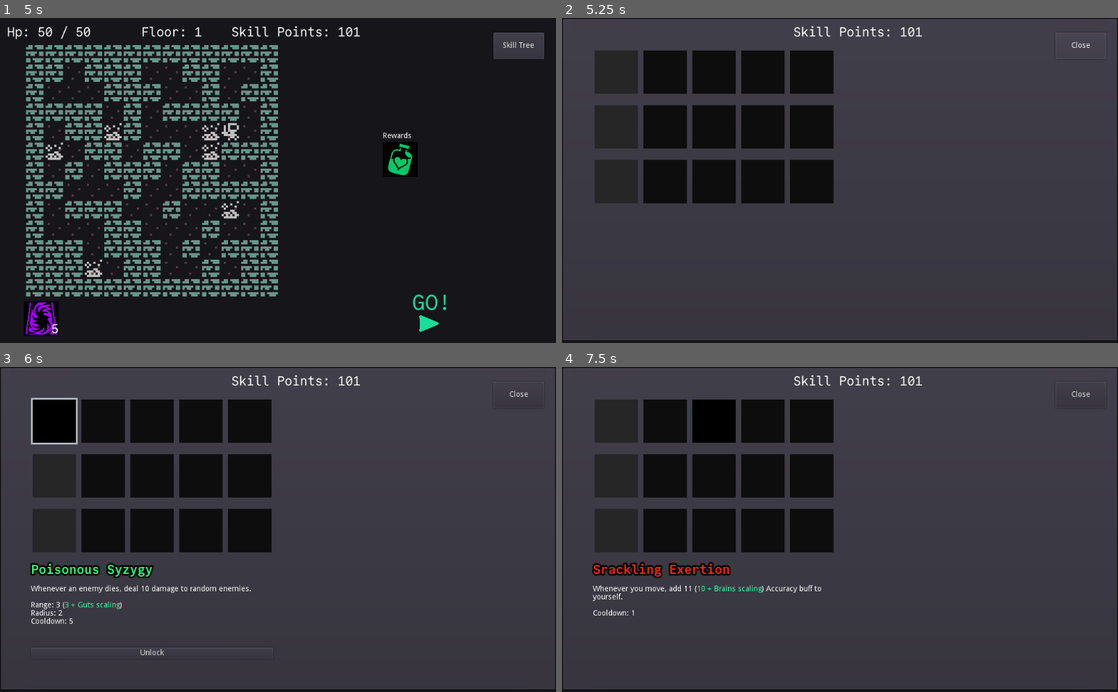
Above: before the commit, frames 1-4 (two rows, left to right).
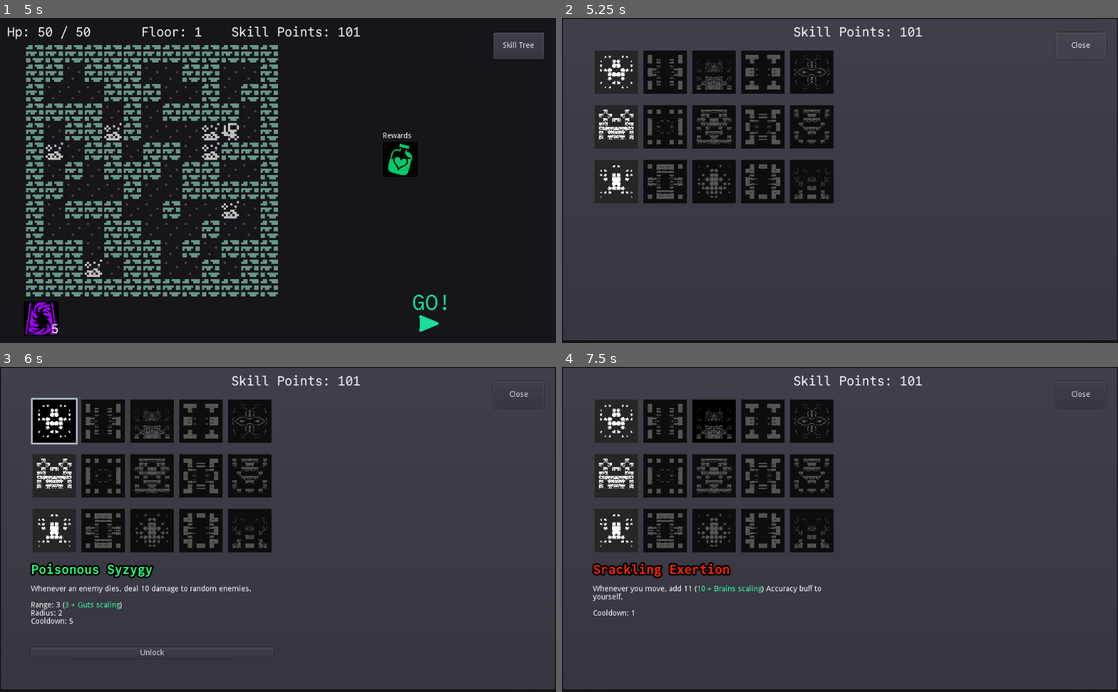
Above: after the commit, the same moments.

Repository: redxaxder/7DRL2024
Game: Godot game, scene res://main.tscn
Same seed, same stepped clock (60 frames per second), same inputs: the game is played once before the commit and once after it.
Inputs (mouse positions are in pixels of both pictures, inside the frame that each line leads up to):
- Up to frame 1 (5 s): click (428, 317) at 0.5 s; click (483, 24) at 1.25 s; tap Enter (return) at 2 s; move the mouse to (278, 180) at 2.02 s; hold D (right) 2.03-2.78 s; hold Enter (return) 2.03-2.78 s; click (278, 180) at 2.17 s; tap Space (toggle) at 2.75, 2.85 s; move the mouse to (166, 196) at 2.77 s; hold S (down) 2.78-3.5 s; click "DONE" at 3.5 s; click "RESTART" at 4.25 s
- Up to frame 2 (5.25 s): click "Skill Tree" at 5 s
- Up to frame 3 (6 s): click (55, 422) at 5.77 s
- Up to frame 4 (7.5 s): click (667, 422) at 6.52 s; click (712, 422) at 7.27 s

Frame 1 is identical in both runs. In frame 2, 3.2% of the frame differs, in the area x 6-48%, y 11-56%; in frame 3, 3.2%; in frame 4, 3.3%.

Commit message:
Fix for bonus to bonuses change

Diff:
--- a/graphics/random_icon.gd
+++ b/graphics/random_icon.gd
@@ -64,7 +64,7 @@
 	icon = t
 
 func should_flip_x():
-	if skill.bonus:
+	if skill.bonuses:
 		return true;
 	if skill.ability && skill.ability.effect:
 		if skill.ability.effect.element == Elements.Kind.Physical:
@@ -77,7 +77,7 @@
 			return true
 
 func should_flip_y():
-	if skill.bonus:
+	if skill.bonuses:
 		return true;
 	if skill.ability && skill.ability.effect:
 		if skill.ability.effect.element == Elements.Kind.Physical:
@@ -90,7 +90,7 @@
 			return true
 
 func get_big_off(x,y, d):
-	if skill.bonus:
+	if skill.bonuses:
 		pass
 	if skill.ability && skill.ability.effect:
 		if skill.ability.effect.element == Elements.Kind.Physical:
@@ -99,13 +99,6 @@
 			return ((1 - (d - 1) / 6)*0.3 + 0.2) < rng.randf()
 		elif skill.ability.effect.element == Elements.Kind.Fire:
 			return pow((float(max(0,y+0.5 -x*0.5))/full_size), 1) < rng.randf()
-			# 0 means => OFF
-			# 1 means => ON
-
-			# 0,0 => 0
-			# 4,0 => 1
-			# 0,8 => 1
-			# 4,8 => 1
 		elif skill.ability.effect.element == Elements.Kind.Ice:
 			pass
 	return (rng.randf()>.4)
@@ -116,7 +109,7 @@
 func get_on(x, y, xx, yy, d):
 	var inner_d = dist(Vector2(float(xx),float(yy)), Vector2(3.5, 3.5))
 	var full_d = dist(Vector2(float(x*scale + xx),float(y*scale + yy)), Vector2(3.5*scale, 3.5*scale))
-	if skill.bonus:
+	if skill.bonuses:
 		return (3 - d + cos(y*scale + yy))  < rng.randf()
 	if skill.ability && skill.ability.effect:
 		if skill.ability.effect.element == Elements.Kind.Physical:
